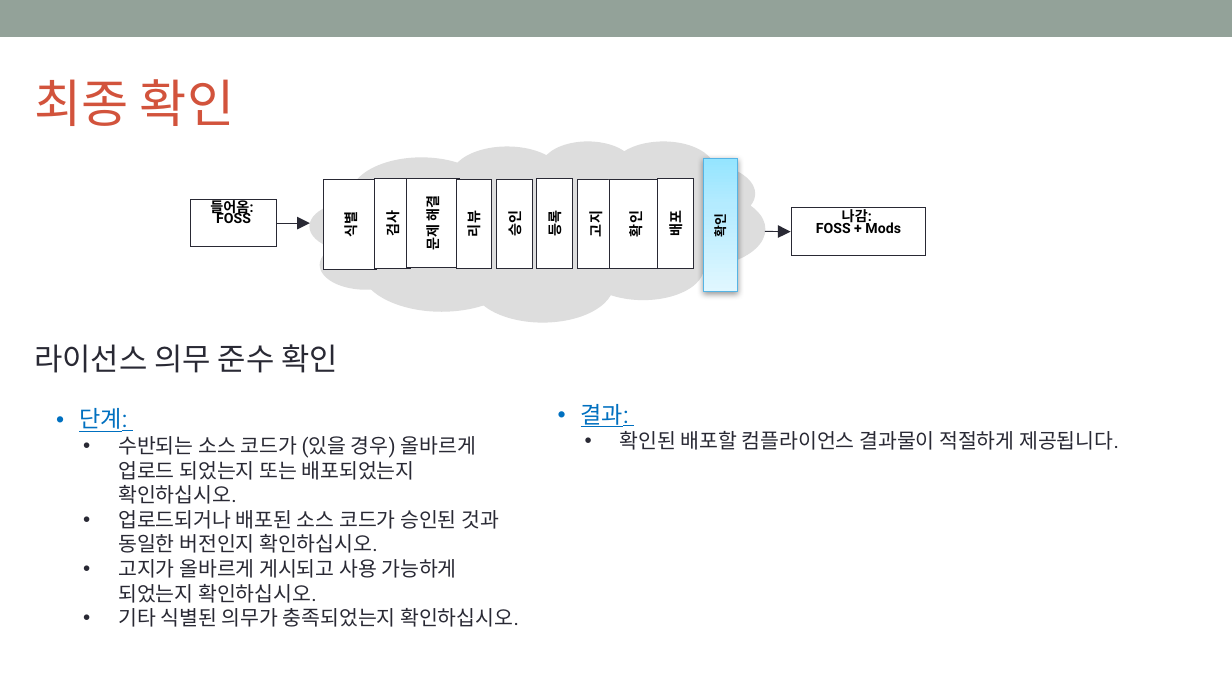
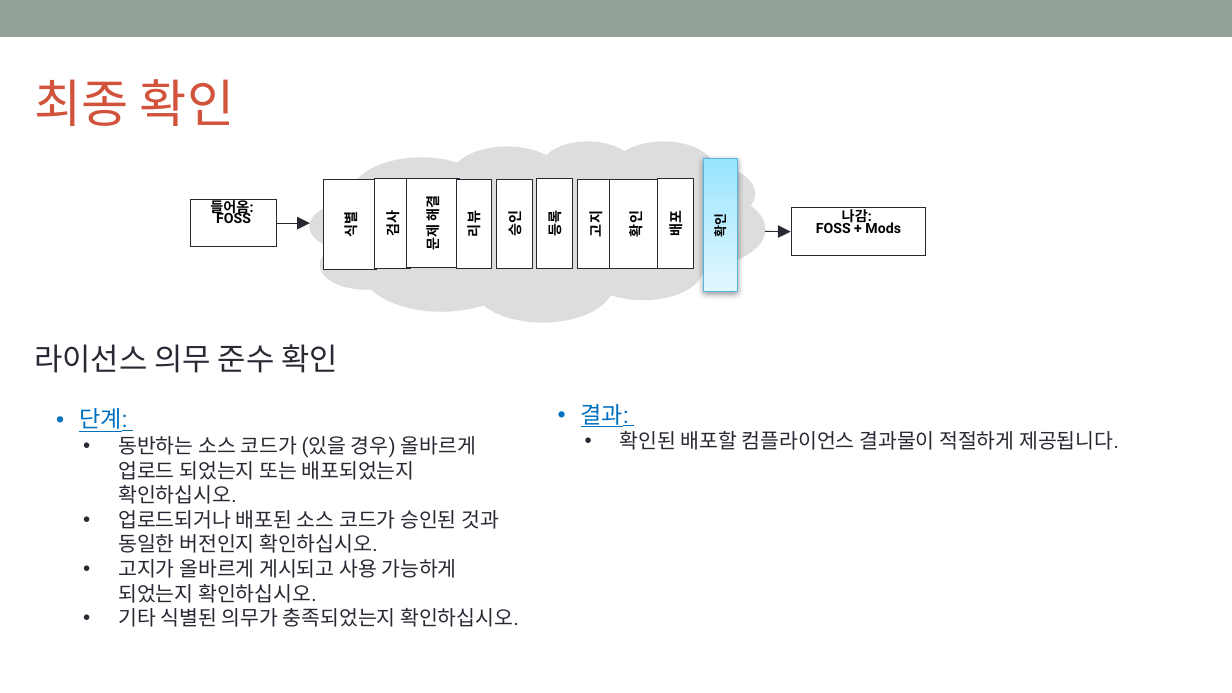
Before and after one commit to OpenChain-KWG/Curriculum-Translation-KR, a slide deck: slide 66 of target/slides/openchain-curriculum-for-1-1.pptx. Drawn at 1232x693 pixels with LibreOffice and Linux fonts; fonts in the diff are those of the drawing; background and template pictures are left out. Boxes give left, top, right and bottom in pixels: in the first picture for what was removed or moved away, otherwise in the second. Text is boxed around its words. In the diff, an @@ line names an element or a change of style, - is before the commit and + after.

```diff
--- a/target/slides/openchain-curriculum-for-1-1.pptx
+++ b/target/slides/openchain-curriculum-for-1-1.pptx
@@ text at (x1=118, y1=436, x2=476, y2=504): text changed @@
-• 수반되는 소스 코드가 (있을 경우) 올바르게 업로드 되었는지 또는 배포되었는지 확인하십시오.
+• 동반하는 소스 코드가 (있을 경우) 올바르게 업로드 되었는지 또는 배포되었는지 확인하십시오.
```
Also in this commit, not shown: 5 other slides changed, 13 slides added, 13 slides removed, 7 other files.
